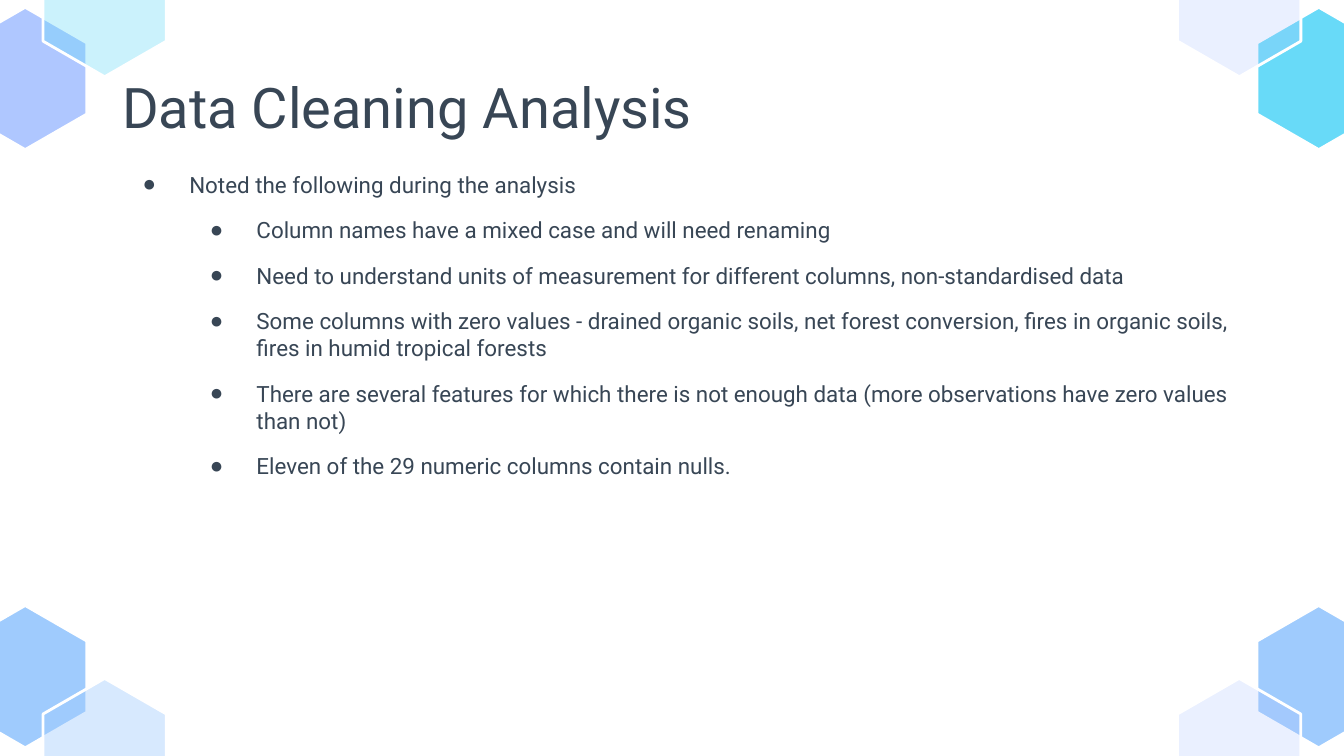
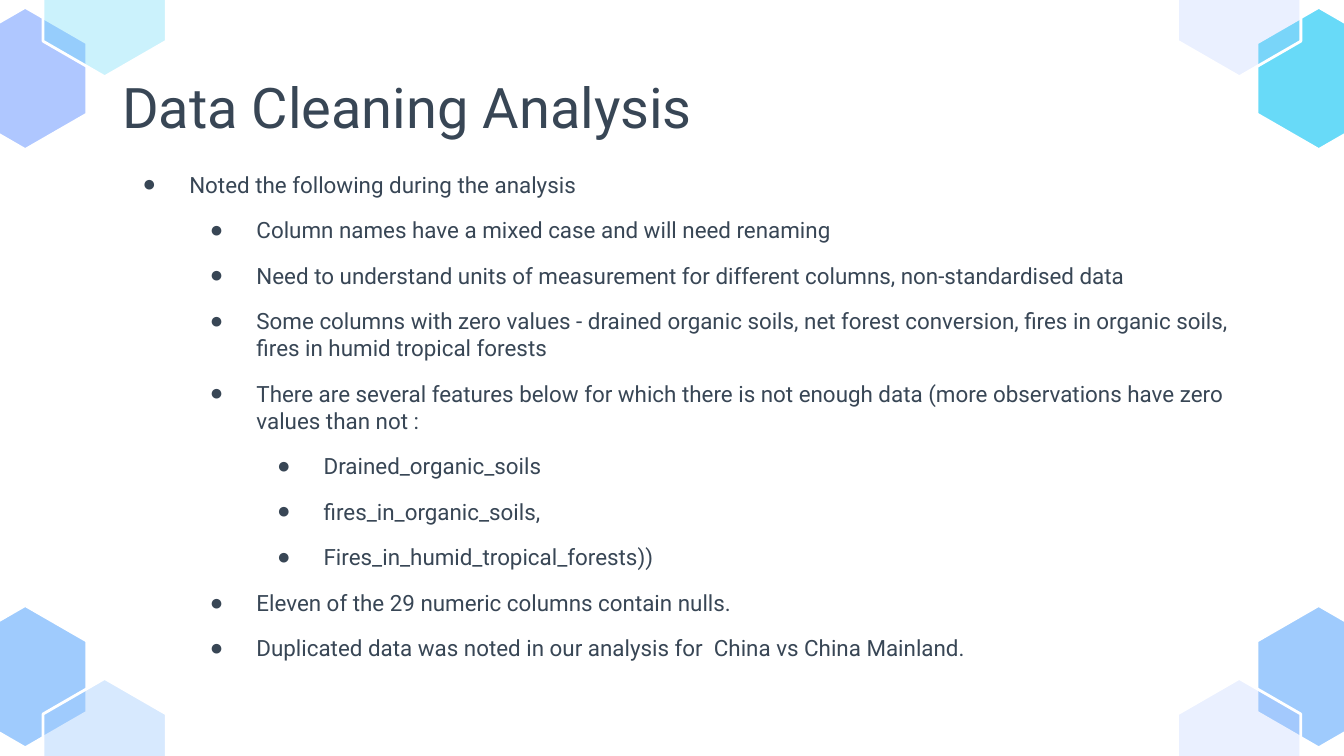
Before and after one commit to glenad/2403-ptds-regression, a slide deck: slide 15 of 2403_ PT_DS_Regression_Agri-food sector- Analysis.pptx (slide 16 before the commit). Drawn at 1344x756 pixels with LibreOffice and Linux fonts; fonts in the diff are those of the drawing. Boxes give left, top, right and bottom in pixels: in the first picture for what was removed or moved away, otherwise in the second. Text is boxed around its words. In the diff, an @@ line names an element or a change of style, - is before the commit and + after.

```diff
--- a/2403_ PT_DS_Regression_Agri-food sector- Analysis.pptx
+++ b/2403_ PT_DS_Regression_Agri-food sector- Analysis.pptx
@@ text at bbox=[256, 384, 1223, 570]: text changed @@
-  ● There are several features for which there is not enough data (more observations have zero values than not)
+  ● There are several features below for which there is not enough data (more observations have zero values than not :
+    ● Drained_organic_soils
+    ● fires_in_organic_soils,
+    ● Fires_in_humid_tropical_forests))
@@ text at bbox=[256, 639, 965, 661]: paragraph added @@
+  ● Duplicated data was noted in our analysis for China vs China Mainland.
```
Also in this commit, not shown: 10 other slides changed, 1 slide added, 5 slides removed.
